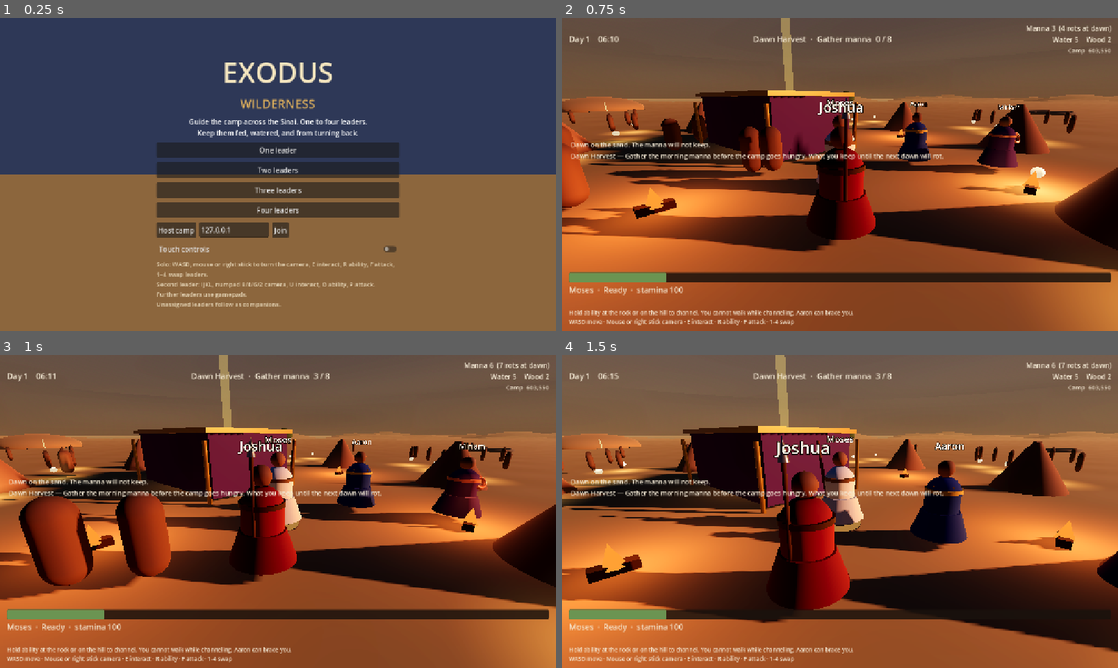
Above: before the commit, frames 1-4 (two rows, left to right).
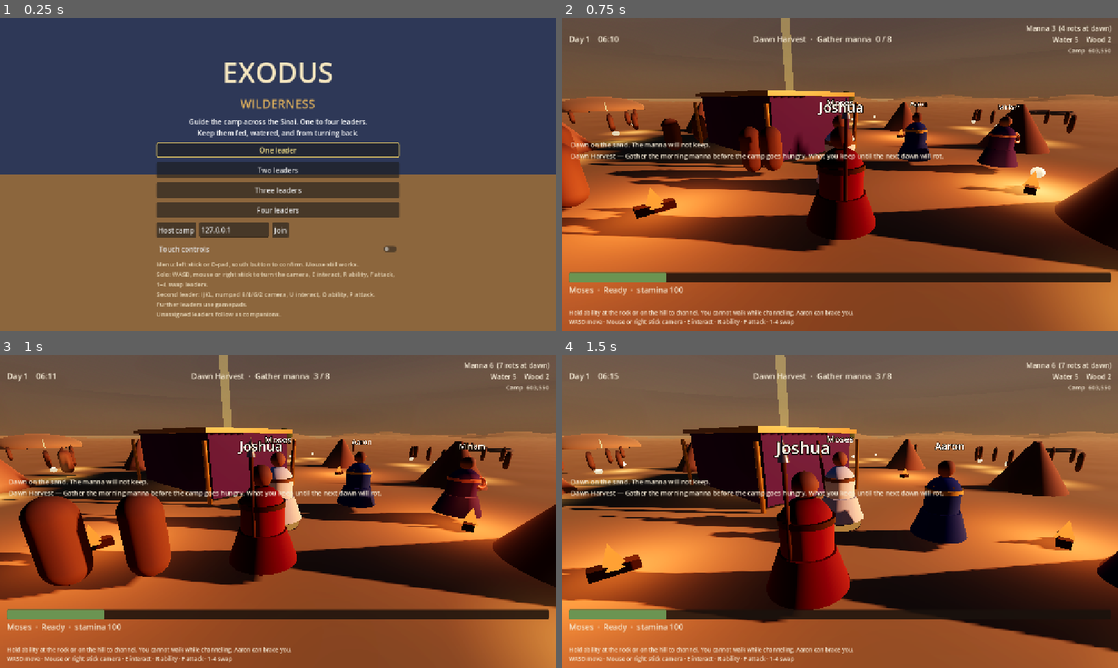
Above: after the commit, the same moments.

Repository: fleck/exodus
Game: Godot game, scene res://scenes/main.tscn
Two runs of this game, one before a commit and one after it. Both use one fixed random seed, a clock stepped at 60 frames per second and the inputs below.
Inputs (mouse positions are in pixels of both pictures, inside the frame that each line leads up to):
- Up to frame 1 (0.25 s): no input
- Up to frame 2 (0.75 s): click "One leader" at 0.5 s
- Up to frame 3 (1 s): no input
- Up to frame 4 (1.5 s): tap Enter (ui_accept) at 1.25 s; move the mouse to (867, 511) at 1.27 s; hold W (move_up) from 1.28 s (still down); tap F (attack) at 1.35 s; click (867, 511) at 1.42 s

The runs differ from the first frame. In frame 1, 2.0% of the frame differs, in the area x 28-72%, y 39-96%; in frame 2, nothing differs; in frame 3, nothing differs; in frame 4, nothing differs.

Commit message:
Refactor input handling and enhance controller support

Diff:
--- a/player/input_router.gd
+++ b/player/input_router.gd
@@ -4,6 +4,7 @@
 ## Separates a local device from the network peer that owns the leader.
 ## device_id -1 reads the keyboard (and touch, for scheme 0).
 ## 0, 1, 2... read that joypad. Solo and split-screen call the same API.
+## Keyboard player 1 also reads a joypad that no seat has claimed.
 
 @export var device_id: int = -1
 @export var network_peer_id: int = 1
@@ -16,11 +17,7 @@
 	if not NetworkManager.has_authority(get_parent()):
 		return Vector2.ZERO
 	if device_id >= 0:
-		var axis := Vector2(
-			Input.get_joy_axis(device_id, JOY_AXIS_LEFT_X),
-			Input.get_joy_axis(device_id, JOY_AXIS_LEFT_Y)
-		)
-		return axis if axis.length() > 0.2 else Vector2.ZERO
+		return _joy_move(device_id)
 	var prefix := _prefix()
 	var keys := Input.get_vector(
 		prefix + "move_left",
@@ -29,8 +26,11 @@
 		prefix + "move_down"
 	)
 	if keys == Vector2.ZERO and keyboard_scheme == 0:
-		return SessionManager.touch_move
-	return keys
+		keys = SessionManager.touch_move
+	var pad := _spare_pad()
+	if pad >= 0:
+		keys += _joy_move(pad)
+	return keys.limit_length(1.0)
 
 
 ## Right stick, or the keyboard look keys. Y is positive when looking down.
@@ -45,7 +45,7 @@
 		_action(&"look_up"),
 		_action(&"look_down")
 	)
-	var pad := _spare_look_pad()
+	var pad := _spare_pad()
 	if pad >= 0:
 		keys += _joy_look(pad)
 	return keys.limit_length(1.0)
@@ -96,6 +96,16 @@
 			return JOY_BUTTON_INVALID
 
 
+func _joy_move(pad: int) -> Vector2:
+	var axis := Vector2(
+		Input.get_joy_axis(pad, JOY_AXIS_LEFT_X),
+		Input.get_joy_axis(pad, JOY_AXIS_LEFT_Y)
+	)
+	if axis.length() <= 0.2:
+		return Vector2.ZERO
+	return axis.limit_length(1.0)
+
+
 func _joy_look(pad: int) -> Vector2:
 	var axis := Vector2(
 		Input.get_joy_axis(pad, JOY_AXIS_RIGHT_X),
@@ -106,8 +116,8 @@
 	return axis.limit_length(1.0)
 
 
-## Keyboard player 1 can still orbit with a controller that no seat has claimed.
-func _spare_look_pad() -> int:
+## Keyboard player 1 can move and orbit with a controller that no seat has claimed.
+func _spare_pad() -> int:
 	if device_id >= 0 or keyboard_scheme != 0:
 		return -1
 	var taken: Dictionary = {}
--- a/scenes/main.gd
+++ b/scenes/main.gd
@@ -1,13 +1,20 @@
 extends Control
 
 const WORLD := "res://scenes/world/wilderness.tscn"
+const NAV_DEADZONE := 0.5
+const NAV_REPEAT_DELAY := 0.38
+const NAV_REPEAT_RATE := 0.14
 
 var _status: Label
 var _address: LineEdit
+var _menu_items: Array[Control] = []
+var _nav_dir := Vector2i.ZERO
+var _nav_delay := 0.0
 
 
 func _ready() -> void:
 	Input.mouse_mode = Input.MOUSE_MODE_VISIBLE
+	_ensure_controller_accept()
 	SessionManager.reset()
 	NetworkManager.close()
 	set_anchors_preset(Control.PRESET_FULL_RECT)
@@ -57,30 +64,37 @@
 	blurb.autowrap_mode = TextServer.AUTOWRAP_WORD_SMART
 	column.add_child(blurb)
 
-	column.add_child(_button("One leader", _start_local.bind(1)))
-	column.add_child(_button("Two leaders", _start_local.bind(2)))
-	column.add_child(_button("Three leaders", _start_local.bind(3)))
-	column.add_child(_button("Four leaders", _start_local.bind(4)))
+	var one := _button("One leader", _start_local.bind(1))
+	var two := _button("Two leaders", _start_local.bind(2))
+	var three := _button("Three leaders", _start_local.bind(3))
+	var four := _button("Four leaders", _start_local.bind(4))
+	column.add_child(one)
+	column.add_child(two)
+	column.add_child(three)
+	column.add_child(four)
 
 	var net := HBoxContainer.new()
 	net.add_theme_constant_override("separation", 8)
 	column.add_child(net)
-	net.add_child(_button("Host camp", _host))
+	var host := _button("Host camp", _host)
+	net.add_child(host)
 	_address = LineEdit.new()
 	_address.text = "127.0.0.1"
 	_address.custom_minimum_size = Vector2(160, 0)
 	_address.placeholder_text = "Address"
 	net.add_child(_address)
-	net.add_child(_button("Join", _join))
+	var join := _button("Join", _join)
+	net.add_child(join)
 
 	var touch := CheckButton.new()
 	touch.text = "Touch controls"
 	touch.button_pressed = SessionManager.show_touch
 	touch.toggled.connect(func(on: bool) -> void: SessionManager.show_touch = on)
 	column.add_child(touch)
+	_wire_menu([one, two, three, four], [host, _address, join], [touch])
 
 	var help := Label.new()
-	help.text = "Solo: WASD, mouse or right stick to turn …(214 unchanged characters)…
+	help.text = "Menu: left stick or D-pad, south button to confirm. Mouse still works.\nSolo: WASD, mouse or right stick to turn …(214 unchanged characters)…
 	help.autowrap_mode = TextServer.AUTOWRAP_WORD_SMART
 	help.add_theme_font_size_override("font_size", 14)
 	help.add_theme_color_override("font_color", Color(0.9, 0.84, 0.72))
@@ -98,6 +112,167 @@
 	button.custom_minimum_size = Vector2(0, 36)
 	button.pressed.connect(callback)
 	return button
+
+
+func _ensure_controller_accept() -> void:
+	for event in InputMap.action_get_events(&"ui_accept"):
+		if event is InputEventJoypadButton:
+			var existing := event as InputEventJoypadButton
+			if existing.button_index == JOY_BUTTON_A and existing.device == -1:
+				return
+	var joy := InputEventJoypadButton.new()
+	joy.device = -1
+	joy.button_index = JOY_BUTTON_A
+	InputMap.action_add_event(&"ui_accept", joy)
+
+
+func _wire_menu(before: Array[Control], row: Array[Control], after: Array[Control]) -> void:
+	_menu_items.clear()
+	_menu_items.append_array(before)
+	_menu_items.append_array(row)
+	_menu_items.append_array(after)
+	for item in _menu_items:
+		_prepare_focusable(item)
+		item.focus_neighbor_left = NodePath(".")
+		item.focus_neighbor_right = NodePath(".")
+	var column: Array[Control] = []
+	column.append_array(before)
+	column.append(row[0])
+	column.append_array(after)
+	_chain_focus(column, true, true)
+	_chain_focus(row, false, false)
+	var above := before[before.size() - 1]
+	var below := after[0]
+	for item in row:
+		item.focus_neighbor_top = item.get_path_to(above)
+		item.focus_neighbor_bottom = item.get_path_to(below)
+	call_deferred("_focus_default")
+
+
+func _chain_focus(items: Array[Control], vertical: bool, wrap: bool) -> void:
+	var count := items.size()
+	for i in count:
+		var item := items[i]
+		var prev_index := i - 1
+		var next_index := i + 1
+		if prev_index < 0:
+			prev_index = count - 1 if wrap else -1
+		if next_index >= count:
+			next_index = 0 if wrap else -1
+		if vertical:
+			if prev_index >= 0:
+				item.focus_neighbor_top = item.get_path_to(items[prev_index])
+			if next_index >= 0:
+				item.focus_neighbor_bottom = item.get_path_to(items[next_index])
+		else:
+			if prev_index >= 0:
+				item.focus_neighbor_left = item.get_path_to(items[prev_index])
+			if next_index >= 0:
+				item.focus_neighbor_right = item.get_path_to(items[next_index])
+
+
+func _prepare_focusable(item: Control) -> void:
+	item.focus_mode = Control.FOCUS_ALL
+	item.mouse_entered.connect(_hover_focus.bind(item))
+	if item is BaseButton:
+		item.add_theme_color_override("font_focus_color", Color(0.98, 0.9, 0.55))
+		var ring := StyleBoxFlat.new()
+		ring.draw_center = false
+		ring.border_color = Color(0.96, 0.84, 0.42)
+		ring.set_border_width_all(2)
+		ring.set_corner_radius_all(4)
+		item.add_theme_stylebox_override("focus", ring)
+
+
+func _hover_focus(item: Control) -> void:
+	if is_instance_valid(item):
+		item.grab_focus()
+
+
+func _focus_default() -> void:
+	if _menu_items.is_empty():
+		return
+	var owner := get_viewport().gui_get_focus_owner()
+	if owner != null and _menu_items.has(owner):
+		return
+	_menu_items[0].grab_focus()
+
+
+func _process(delta: float) -> void:
+	var wish := _menu_direction()
+	if wish == Vector2i.ZERO:
+		_nav_dir = Vector2i.ZERO
+		_nav_delay = 0.0
+		return
+	if wish != _nav_dir:
+		_nav_dir = wish
+		_nav_delay = NAV_REPEAT_DELAY
+		_move_focus(wish)
+		return
+	_nav_delay -= delta
+	if _nav_delay <= 0.0:
+		_nav_delay = NAV_REPEAT_RATE
+		_move_focus(wish)
+
+
+func _input(event: InputEvent) -> void:
+	# Default UI actions also read the stick and D-pad. Swallow those events so a held stick steps once per repeat instead of once per motion event.
+	if event is InputEventJoypadMotion:
+		var motion := event as InputEventJoypadMotion
+		if motion.axis == JOY_AXIS_LEFT_X or motion.axis == JOY_AXIS_LEFT_Y:
+			get_viewport().set_input_as_handled()
+	elif event is InputEventJoypadButton:
+		var button := event as InputEventJoypadButton
+		match button.button_index:
+			JOY_BUTTON_DPAD_UP, JOY_BUTTON_DPAD_DOWN, JOY_BUTTON_DPAD_LEFT, JOY_BUTTON_DPAD_RIGHT:
+				get_viewport().set_input_as_handled()
+
+
+func _menu_direction() -> Vector2i:
+	var best := Vector2.ZERO
+	for pad in Input.get_connected_joypads():
+		var dpad := Vector2(
+			float(int(Input.is_joy_button_pressed(pad, JOY_BUTTON_DPAD_RIGHT)) - int(Input.is_joy_button_pressed(pad, JOY_BUTTON_DPAD_LEFT))),
+			float(int(Input.is_joy_button_pressed(pad, JOY_BUTTON_DPAD_DOWN)) - int(Input.is_joy_button_pressed(pad, JOY_BUTTON_DPAD_UP)))
+		)
+		if dpad != Vector2.ZERO:
+			best = dpad
+			break
+		var stick := Vector2(
+			Input.get_joy_axis(pad, JOY_AXIS_LEFT_X),
+			Input.get_joy_axis(pad, JOY_AXIS_LEFT_Y)
+		)
+		if stick.length() > best.length():
+			best = stick
+	if best.length() <= NAV_DEADZONE:
+		return Vector2i.ZERO
+	if absf(best.y) >= absf(best.x):
+		return Vector2i(0, 1 if best.y > 0.0 else -1)
+	return Vector2i(1 if best.x > 0.0 else -1, 0)
+
+
+func _move_focus(dir: Vector2i) -> void:
+	if _menu_items.is_empty():
+		return
+	var current := get_viewport().gui_get_focus_owner()
+	if current == null or not _menu_items.has(current):
+		_menu_items[0].grab_focus()
+		return
+	var neighbor := NodePath()
+	if dir.y > 0:
+		neighbor = current.focus_neighbor_bottom
+	elif dir.y < 0:
+		neighbor = current.focus_neighbor_top
+	elif dir.x > 0:
+		neighbor = current.focus_neighbor_right
+	elif dir.x < 0:
+		neighbor = current.focus_neighbor_left
+	if neighbor.is_empty():
+		return
+	var next := current.get_node_or_null(neighbor) as Control
+	if next == null or next == current or not _menu_items.has(next):
+		return
+	next.grab_focus()
 
 
 func _start_local(count: int) -> void:
